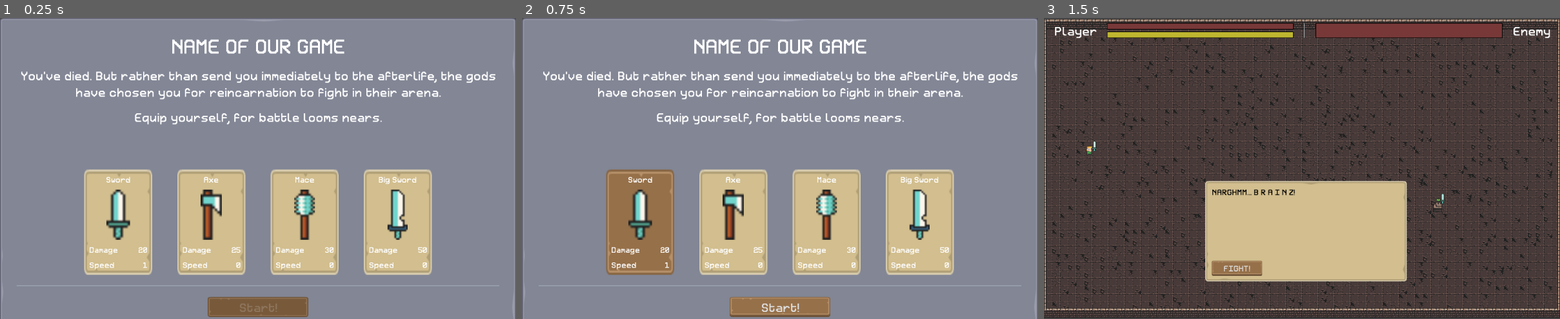
Above: before the commit, frames 1-3 (left to right).
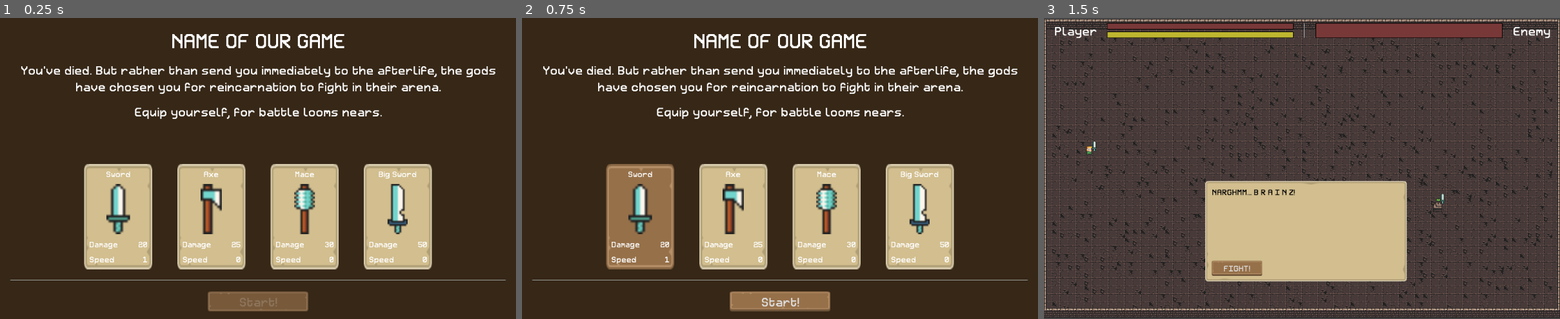
Above: after the commit, the same moments.

Repository: josephmbustamante/ludum-dare-45
Game: Godot game, scene res://Scenes/WeaponPickerScreen.tscn
Two runs of this game, one before a commit and one after it. Both use one fixed random seed, a clock stepped at 60 frames per second and the inputs below.
Inputs (mouse positions are in pixels of both pictures, inside the frame that each line leads up to):
- Up to frame 1 (0.25 s): no input
- Up to frame 2 (0.75 s): tap Enter at 0.5 s; move the mouse to (640, 222) at 0.52 s; hold Right (right) from 0.53 s (still down); click (640, 222) at 0.6 s
- Up to frame 3 (1.5 s): release Right (right) at 1.25 s; click "Start!" at 1.25 s

The runs differ from the first frame. In frame 1, 85% of the frame differs, in the area x 0-100%, y 0-100%; in frame 2, 85%; in frame 3, nothing differs.

Commit message:
Update background colors.

Diff:
--- a/Scenes/DefeatPanel.tscn
+++ b/Scenes/DefeatPanel.tscn
@@ -1,25 +1,27 @@
-[gd_scene load_steps=5 format=2]
+[gd_scene load_steps=6 format=2]
 
 [ext_resource path="res://Resources/theme.tres" type="Theme" id=1]
 [ext_resource path="res://Scenes/DefeatPanel.gd" type="Script" id=2]
 [ext_resource path="res://Resources/Retron2000Title.tres" type="DynamicFont" id=3]
 [ext_resource path="res://Resources/Retron2000Body.tres" type="DynamicFont" id=4]
 
+[sub_resource type="StyleBoxFlat" id=1]
+bg_color = Color( 0.215686, 0.156863, 0.0941176, 1 )
+
 [node name="DefeatPanel" type="PanelContainer"]
 margin_right = 199.555
 margin_bottom = 150.222
 theme = ExtResource( 1 )
+custom_styles/panel = SubResource( 1 )
 script = ExtResource( 2 )
 
 [node name="Rows" type="VBoxContainer" parent="."]
-margin_left = 12.4444
-margin_top = 10.6667
-margin_right = 237.444
-margin_bottom = 148.667
+margin_right = 248.555
+margin_bottom = 160.222
 custom_constants/separation = 50
 
 [node name="DefeatMessage" type="Label" parent="Rows"]
-margin_right = 225.0
+margin_right = 248.0
 margin_bottom = 48.0
 custom_fonts/font = ExtResource( 3 )
 text = "DEFEAT..."
@@ -29,7 +31,7 @@
 
 [node name="DefeatButton" type="Button" parent="Rows"]
 margin_top = 98.0
-margin_right = 225.0
+margin_right = 248.0
 margin_bottom = 138.0
 rect_min_size = Vector2( 225, 40 )
 mouse_default_cursor_shape = 2
--- a/Scenes/FinalVictoryScreen.tscn
+++ b/Scenes/FinalVictoryScreen.tscn
@@ -1,20 +1,22 @@
-[gd_scene load_steps=4 format=2]
+[gd_scene load_steps=5 format=2]
 
 [ext_resource path="res://Resources/theme.tres" type="Theme" id=1]
 [ext_resource path="res://Scripts/FinalVictoryScreen.gd" type="Script" id=2]
 [ext_resource path="res://Resources/Retron2000Title.tres" type="DynamicFont" id=3]
 
+[sub_resource type="StyleBoxFlat" id=1]
+bg_color = Color( 0.215686, 0.156863, 0.0941176, 1 )
+
 [node name="FinalVictoryScreen" type="PanelContainer"]
 anchor_right = 1.0
 anchor_bottom = 1.0
 theme = ExtResource( 1 )
+custom_styles/panel = SubResource( 1 )
 script = ExtResource( 2 )
 
 [node name="MarginContainer" type="MarginContainer" parent="."]
-margin_left = 12.4444
-margin_top = 10.6667
-margin_right = 1012.89
-margin_bottom = 588.444
+margin_right = 1024.0
+margin_bottom = 600.0
 custom_constants/margin_right = 20
 custom_constants/margin_top = 20
 custom_constants/margin_left = 20
@@ -23,12 +25,12 @@
 [node name="Rows" type="VBoxContainer" parent="MarginContainer"]
 margin_left = 20.0
 margin_top = 20.0
-margin_right = 980.0
-margin_bottom = 557.0
+margin_right = 1004.0
+margin_bottom = 580.0
 custom_constants/separation = 50
 
 [node name="HeaderText" type="Label" parent="MarginContainer/Rows"]
-margin_right = 960.0
+margin_right = 984.0
 margin_bottom = 48.0
 custom_fonts/font = ExtResource( 3 )
 text = "CONGRATULATIONS! YOU HAVE WON!"
@@ -37,7 +39,7 @@
 
 [node name="StoryText" type="Label" parent="MarginContainer/Rows"]
 margin_top = 98.0
-margin_right = 960.0
+margin_right = 984.0
 margin_bottom = 161.0
 text = "You have proven yourself for the gods, and they have decided to grant you another chance at life."
 align = 1
@@ -45,12 +47,12 @@
 
 [node name="DeathSection" type="VBoxContainer" parent="MarginContainer/Rows"]
 margin_top = 211.0
-margin_right = 960.0
+margin_right = 984.0
 margin_bottom = 281.0
 custom_constants/separation = 10
 
 [node name="DeathText" type="Label" parent="MarginContainer/Rows/DeathSection"]
-margin_right = 960.0
+margin_right = 984.0
 margin_bottom = 30.0
 text = "YOUR TOTAL DEATHS"
 align = 1
@@ -58,7 +60,7 @@
 
 [node name="DeathCountText" type="Label" parent="MarginContainer/Rows/DeathSection"]
 margin_top = 40.0
-margin_right = 960.0
+margin_right = 984.0
 margin_bottom = 70.0
 custom_colors/font_color = Color( 0.698039, 0, 0, 1 )
 text = "0"
@@ -67,12 +69,12 @@
 
 [node name="RatingSection" type="VBoxContainer" parent="MarginContainer/Rows"]
 margin_top = 331.0
-margin_right = 960.0
+margin_right = 984.0
 margin_bottom = 401.0
 custom_constants/separation = 10
 
 [node name="DeathRatingHeaderText" type="Label" parent="MarginContainer/Rows/RatingSection"]
-margin_right = 960.0
+margin_right = 984.0
 margin_bottom = 30.0
 text = "RATING:"
 align = 1
@@ -80,7 +82,7 @@
 
 [node name="DeathRatingText" type="Label" parent="MarginContainer/Rows/RatingSection"]
 margin_top = 40.0
-margin_right = 960.0
+margin_right = 984.0
 margin_bottom = 70.0
 text = "EXCELLENT"
 align = 1
@@ -88,12 +90,12 @@
 
 [node name="CenterContainer" type="CenterContainer" parent="MarginContainer/Rows"]
 margin_top = 451.0
-margin_right = 960.0
+margin_right = 984.0
 margin_bottom = 501.0
 
 [node name="Button" type="Button" parent="MarginContainer/Rows/CenterContainer"]
-margin_left = 380.0
-margin_right = 580.0
+margin_left = 392.0
+margin_right = 592.0
 margin_bottom = 50.0
 rect_min_size = Vector2( 200, 50 )
 size_flags_horizontal = 0
--- a/Scenes/LevelUp.tscn
+++ b/Scenes/LevelUp.tscn
@@ -6,16 +6,18 @@
 [ext_resource path="res://Scenes/LevelUpField.tscn" type="PackedScene" id=4]
 [ext_resource path="res://Resources/Retron2000Small.tres" type="DynamicFont" id=5]
 
+[sub_resource type="StyleBoxFlat" id=1]
+bg_color = Color( 0.215686, 0.156863, 0.0941176, 1 )
+
 [node name="LevelUp" type="PanelContainer"]
 anchor_right = 1.0
 anchor_bottom = 1.0
 theme = ExtResource( 1 )
+custom_styles/panel = SubResource( 1 )
 
 [node name="MarginContainer" type="MarginContainer" parent="."]
-margin_left = 12.4444
-margin_top = 10.6667
-margin_right = 1012.89
-margin_bottom = 588.444
+margin_right = 1024.0
+margin_bottom = 600.0
 custom_constants/margin_right = 50
 custom_constants/margin_top = 50
 custom_constants/margin_left = 50
@@ -25,14 +27,14 @@
 [node name="Rows" type="VBoxContainer" parent="MarginContainer"]
 margin_left = 50.0
 margin_top = 50.0
-margin_right = 950.0
-margin_bottom = 527.0
+margin_right = 974.0
+margin_bottom = 550.0
 size_flags_horizontal = 3
 size_flags_vertical = 3
 custom_constants/separation = 20
 
 [node name="HBoxContainer" type="HBoxContainer" parent="MarginContainer/Rows"]
-margin_right = 900.0
+margin_right = 924.0
 margin_bottom = 30.0
 
 [node name="RemainingPointsLabel" type="Label" parent="MarginContainer/Rows/HBoxContainer"]
@@ -43,7 +45,7 @@
 
 [node name="RemainingPointsValue" type="Label" parent="MarginContainer/Rows/HBoxContainer"]
 margin_left = 209.0
-margin_right = 900.0
+margin_right = 924.0
 margin_bottom = 30.0
 size_flags_horizontal = 3
 custom_fonts/font = ExtResource( 3 )
@@ -51,37 +53,37 @@
 
 [node name="StrengthLevelUpField" parent="MarginContainer/Rows" instance=ExtResource( 4 )]
 margin_top = 50.0
-margin_right = 900.0
+margin_right = 924.0
 margin_bottom = 90.0
 fieldName = "Strength"
 
 [node name="HealthLevelUpField" parent="MarginContainer/Rows" instance=ExtResource( 4 )]
 margin_top = 110.0
-margin_right = 900.0
+margin_right = 924.0
 margin_bottom = 150.0
 fieldName = "Health"
 
 [node name="SpeedLevelUpField" parent="MarginContainer/Rows" instance=ExtResource( 4 )]
 margin_top = 170.0
-margin_right = 900.0
+margin_right = 924.0
 margin_bottom = 210.0
 fieldName = "Speed"
 
 [node name="HSeparator" type="ColorRect" parent="MarginContainer/Rows"]
 margin_top = 230.0
-margin_right = 900.0
-margin_bottom = 417.0
+margin_right = 924.0
+margin_bottom = 440.0
 size_flags_vertical = 3
 color = Color( 1, 1, 1, 0 )
 
 [node name="CenterContainer" type="CenterContainer" parent="MarginContainer/Rows"]
-margin_top = 437.0
-margin_right = 900.0
-margin_bottom = 477.0
+margin_top = 460.0
+margin_right = 924.0
+margin_bottom = 500.0
 
 [node name="Confirm" type="Button" parent="MarginContainer/Rows/CenterContainer"]
-margin_left = 350.0
-margin_right = 550.0
+margin_left = 362.0
+margin_right = 562.0
 margin_bottom = 40.0
 rect_min_size = Vector2( 200, 40 )
 mouse_default_cursor_shape = 2
--- a/Scenes/LevelUpField.tscn
+++ b/Scenes/LevelUpField.tscn
@@ -27,14 +27,15 @@
 align = 2
 
 [node name="Decrease" type="Button" parent="."]
-margin_right = 25.0
+margin_left = 170.0
+margin_right = 195.0
 margin_bottom = 40.0
 rect_min_size = Vector2( 25, 40 )
 mouse_default_cursor_shape = 2
 text = "-"
 
 [node name="ProgressBar" type="ProgressBar" parent="."]
-margin_left = 45.0
+margin_left = 215.0
 margin_right = 216.0
 margin_bottom = 40.0
 size_flags_horizontal = 3
--- a/Scenes/VictoryPanel.tscn
+++ b/Scenes/VictoryPanel.tscn
@@ -6,21 +6,23 @@
 [ext_resource path="res://Resources/Retron2000Body.tres" type="DynamicFont" id=4]
 [ext_resource path="res://Assets/Sounds/victory.wav" type="AudioStream" id=5]
 
+[sub_resource type="StyleBoxFlat" id=1]
+bg_color = Color( 0.215686, 0.156863, 0.0941176, 1 )
+
 [node name="VictoryPanel" type="PanelContainer"]
 margin_right = 199.555
 margin_bottom = 150.222
 theme = ExtResource( 1 )
+custom_styles/panel = SubResource( 1 )
 script = ExtResource( 2 )
 
 [node name="Rows" type="VBoxContainer" parent="."]
-margin_left = 12.4444
-margin_top = 10.6667
-margin_right = 188.444
-margin_bottom = 148.667
+margin_right = 199.555
+margin_bottom = 150.222
 custom_constants/separation = 50
 
 [node name="VictoryMessage" type="Label" parent="Rows"]
-margin_right = 176.0
+margin_right = 199.0
 margin_bottom = 48.0
 custom_fonts/font = ExtResource( 3 )
 text = "Victory!"
@@ -30,7 +32,7 @@
 
 [node name="VictoryButton" type="Button" parent="Rows"]
 margin_top = 98.0
-margin_right = 176.0
+margin_right = 199.0
 margin_bottom = 138.0
 rect_min_size = Vector2( 0, 40 )
 mouse_default_cursor_shape = 2
--- a/Scenes/WeaponPickerScreen.tscn
+++ b/Scenes/WeaponPickerScreen.tscn
@@ -1,21 +1,23 @@
-[gd_scene load_steps=5 format=2]
+[gd_scene load_steps=6 format=2]
 
 [ext_resource path="res://Resources/theme.tres" type="Theme" id=1]
 [ext_resource path="res://Scripts/WeaponPickerScreen.gd" type="Script" id=2]
 [ext_resource path="res://Resources/Retron2000Title.tres" type="DynamicFont" id=3]
 [ext_resource path="res://Resources/Retron2000Body.tres" type="DynamicFont" id=4]
 
+[sub_resource type="StyleBoxFlat" id=1]
+bg_color = Color( 0.215686, 0.156863, 0.0941176, 1 )
+
 [node name="WeaponPickerScreen" type="PanelContainer"]
 anchor_right = 1.0
 anchor_bottom = 1.0
 theme = ExtResource( 1 )
+custom_styles/panel = SubResource( 1 )
 script = ExtResource( 2 )
 
 [node name="MarginContainer" type="MarginContainer" parent="."]
-margin_left = 12.4444
-margin_top = 10.6667
-margin_right = 1012.89
-margin_bottom = 605.667
+margin_right = 1024.0
+margin_bottom = 600.0
 custom_constants/margin_right = 20
 custom_constants/margin_top = 20
 custom_constants/margin_left = 20
@@ -24,12 +26,12 @@
 [node name="Rows" type="VBoxContainer" parent="MarginContainer"]
 margin_left = 20.0
 margin_top = 20.0
-margin_right = 980.0
-margin_bottom = 575.0
+margin_right = 1004.0
+margin_bottom = 580.0
 custom_constants/separation = 20
 
 [node name="GameTitle" type="Label" parent="MarginContainer/Rows"]
-margin_right = 960.0
+margin_right = 984.0
 margin_bottom = 48.0
 custom_fonts/font = ExtResource( 3 )
 text = "NAME OF OUR GAME"
@@ -37,7 +39,7 @@
 
 [node name="Paragraph1" type="Label" parent="MarginContainer/Rows"]
 margin_top = 68.0
-margin_right = 960.0
+margin_right = 984.0
 margin_bottom = 131.0
 rect_min_size = Vector2( 600, 40 )
 custom_fonts/font = ExtResource( 4 )
@@ -47,7 +49,7 @@
 
 [node name="Paragraph2" type="Label" parent="MarginContainer/Rows"]
 margin_top = 151.0
-margin_right = 960.0
+margin_right = 984.0
 margin_bottom = 191.0
 rect_min_size = Vector2( 600, 40 )
 custom_fonts/font = ExtResource( 4 )
@@ -57,7 +59,7 @@
 
 [node name="DeathCountText" type="Label" parent="MarginContainer/Rows"]
 margin_top = 211.0
-margin_right = 960.0
+margin_right = 984.0
 margin_bottom = 251.0
 rect_min_size = Vector2( 600, 40 )
 custom_fonts/font = ExtResource( 4 )
@@ -68,7 +70,7 @@
 
 [node name="WeaponColumns" type="HBoxContainer" parent="MarginContainer/Rows"]
 margin_top = 271.0
-margin_right = 960.0
+margin_right = 984.0
 margin_bottom = 471.0
 rect_min_size = Vector2( 0, 200 )
 size_flags_horizontal = 3
@@ -77,17 +79,17 @@
 
 [node name="HSeparator" type="HSeparator" parent="MarginContainer/Rows"]
 margin_top = 491.0
-margin_right = 960.0
+margin_right = 984.0
 margin_bottom = 495.0
 
 [node name="CenterContainer" type="CenterContainer" parent="MarginContainer/Rows"]
 margin_top = 515.0
-margin_right = 960.0
+margin_right = 984.0
 margin_bottom = 555.0
 
 [node name="Button" type="Button" parent="MarginContainer/Rows/CenterContainer"]
-margin_left = 380.0
-margin_right = 580.0
+margin_left = 392.0
+margin_right = 592.0
 margin_bottom = 40.0
 rect_min_size = Vector2( 200, 40 )
 mouse_default_cursor_shape = 2
Not shown: 1 places in Scenes/LevelUp.tscn that only renumber resources
Not shown: 1 places in Scenes/VictoryPanel.tscn that only renumber resources
